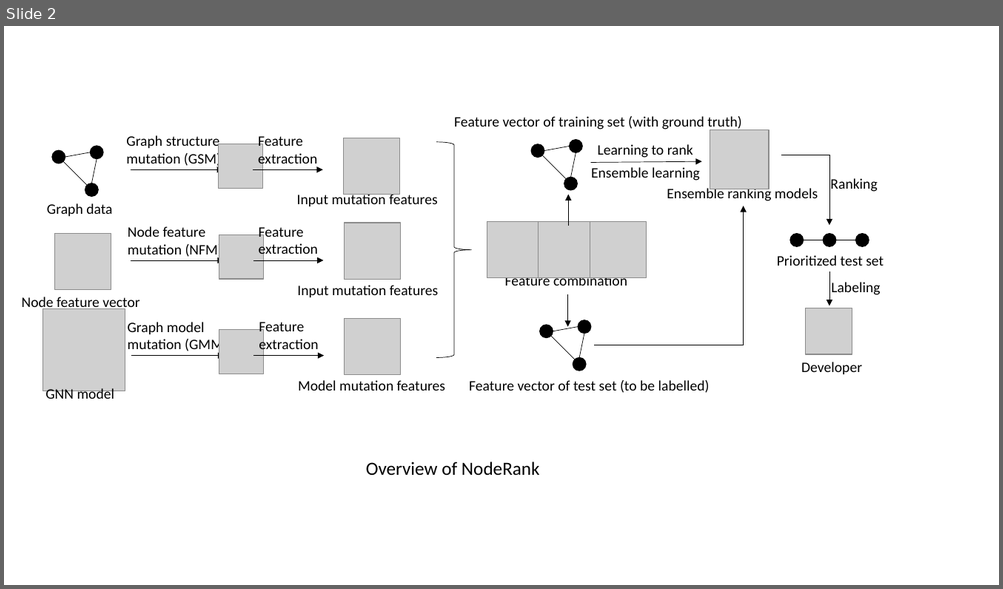
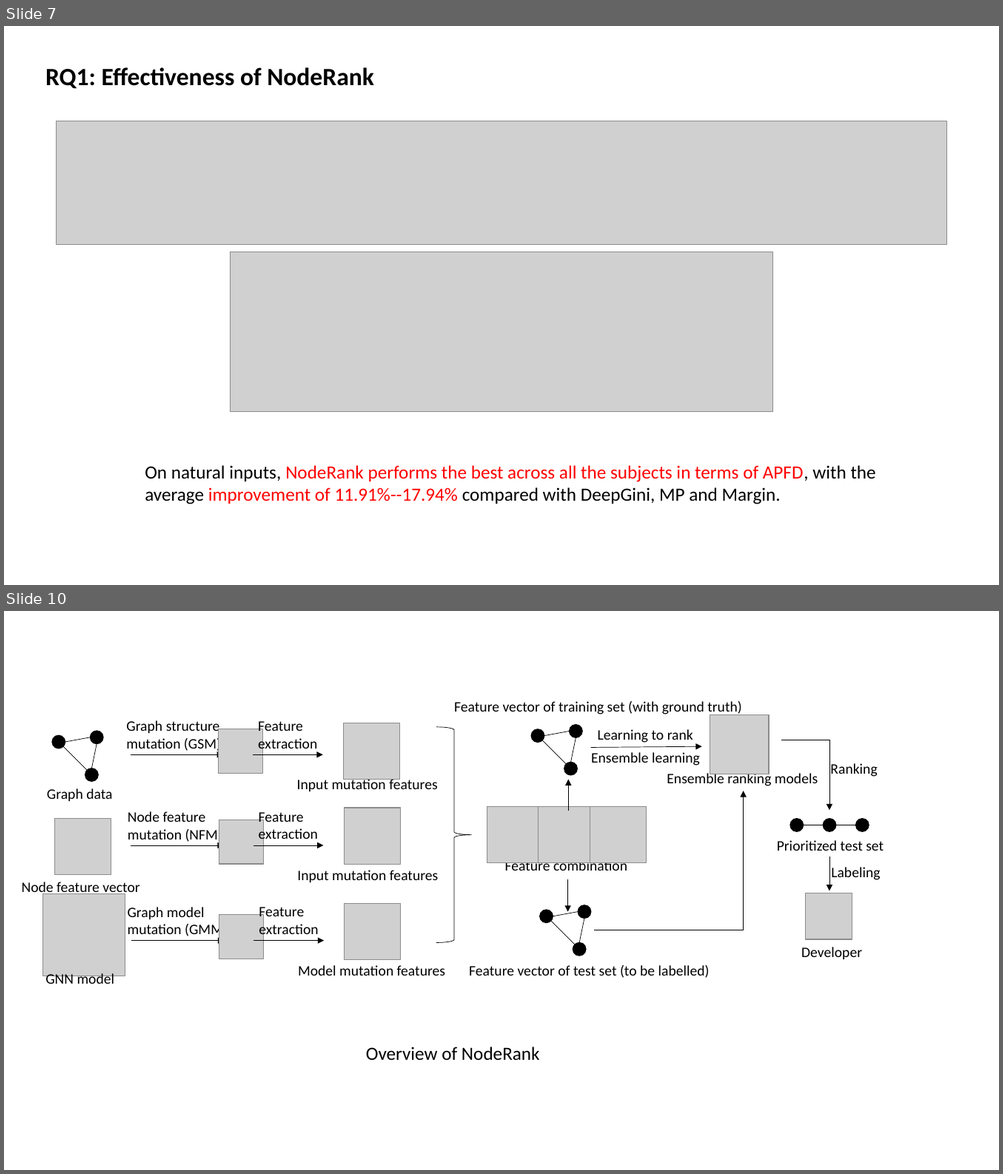
Before and after one commit to yinghuali/NodeRank, a slide deck: NodeRank.pptx. Shown one above the other, each under a label of ours: slide 2 before the commit, slides 7 and 10 after it; the slides between them are not shown. The pictures are 1003x589 and 1003x1174 pixels, drawn with LibreOffice and Linux fonts; fonts in the diff are those of the drawing; grey boxes stand for pictures. Boxes give left, top, right and bottom in pixels: in the first picture for what was removed or moved away, otherwise in the second. Text is boxed around its words. In the diff, an @@ line names an element or a change of style, - is before the commit and + after.

```diff
--- a/NodeRank.pptx
+++ b/NodeRank.pptx
@@ slide 7 added at (x1=4, y1=26, x2=999, y2=585), background #FFFFFF @@
@@ text added at (x1=45, y1=67, x2=374, y2=89), 24 pt, text #000000, bold @@
+RQ1: Effectiveness of NodeRank
@@ picture added at (x1=57, y1=121, x2=946, y2=245) @@
@@ picture added at (x1=230, y1=252, x2=774, y2=412) @@
@@ text added at (x1=145, y1=466, x2=876, y2=505), 18 pt, text #FF0000 @@
+On natural inputs, NodeRank performs the best across all the subjects in terms of APFD, with the average improvement of 11.91%--17.94% compared with DeepGini, MP and Margin.
@@ what was slide 2 is now slide 10 @@
```
Also in this commit, not shown: 8 other slides added.
